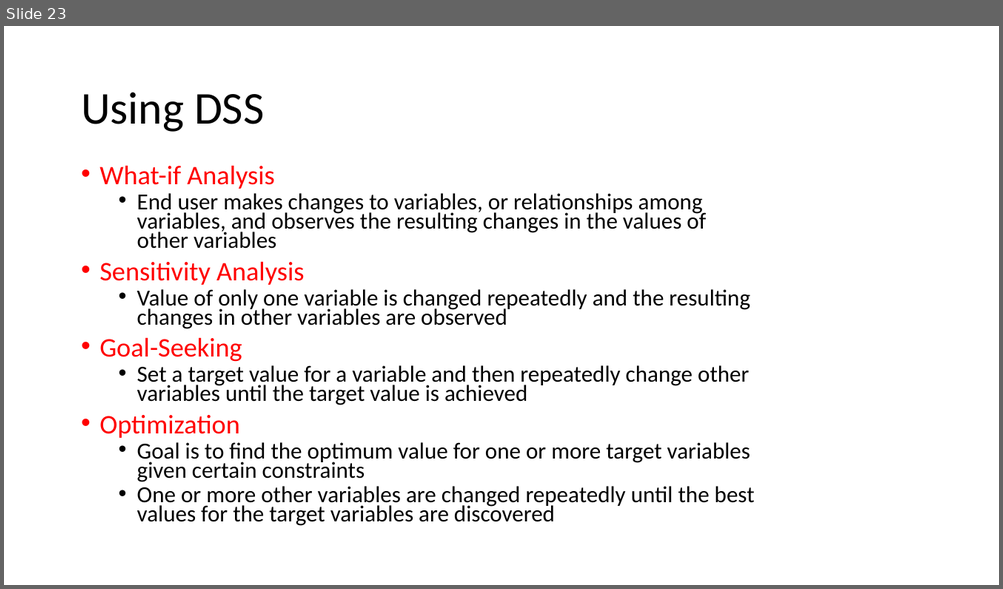
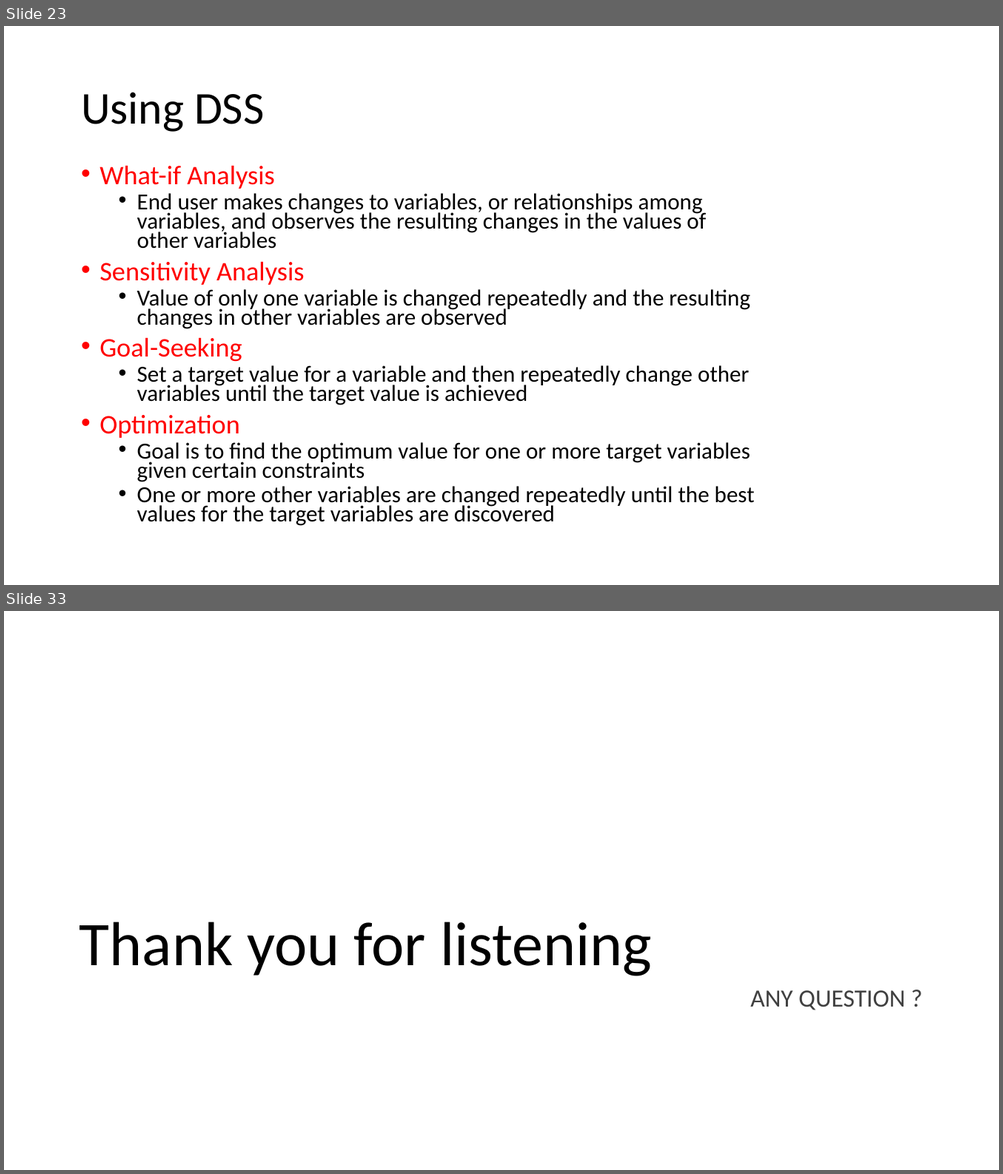
Before and after one commit to ynsy/AutomatedNegotiationAgent, a slide deck: Decision Support System.pptx. Shown one above the other, each under a label of ours: slide 23 before the commit, slides 23 and 33 after it; the slides between them are not shown. The pictures are 1003x589 and 1003x1174 pixels, drawn with LibreOffice and Linux fonts; fonts in the diff are those of the drawing. Boxes give left, top, right and bottom in pixels: in the first picture for what was removed or moved away, otherwise in the second. Text is boxed around its words. In the diff, an @@ line names an element or a change of style, - is before the commit and + after.

```diff
--- a/Decision Support System.pptx
+++ b/Decision Support System.pptx
@@ slide 33 added at (4,611,999,1170), background #FFFFFF @@
@@ title added at (79,922,652,977), 60 pt, text #000000 @@
+Thank you for listening
@@ text added at (750,991,905,1011), 24 pt, text #404040 @@
+ANY QUESTION ?
```
Also in this commit, not shown: 9 other slides added, 1 slide removed.
